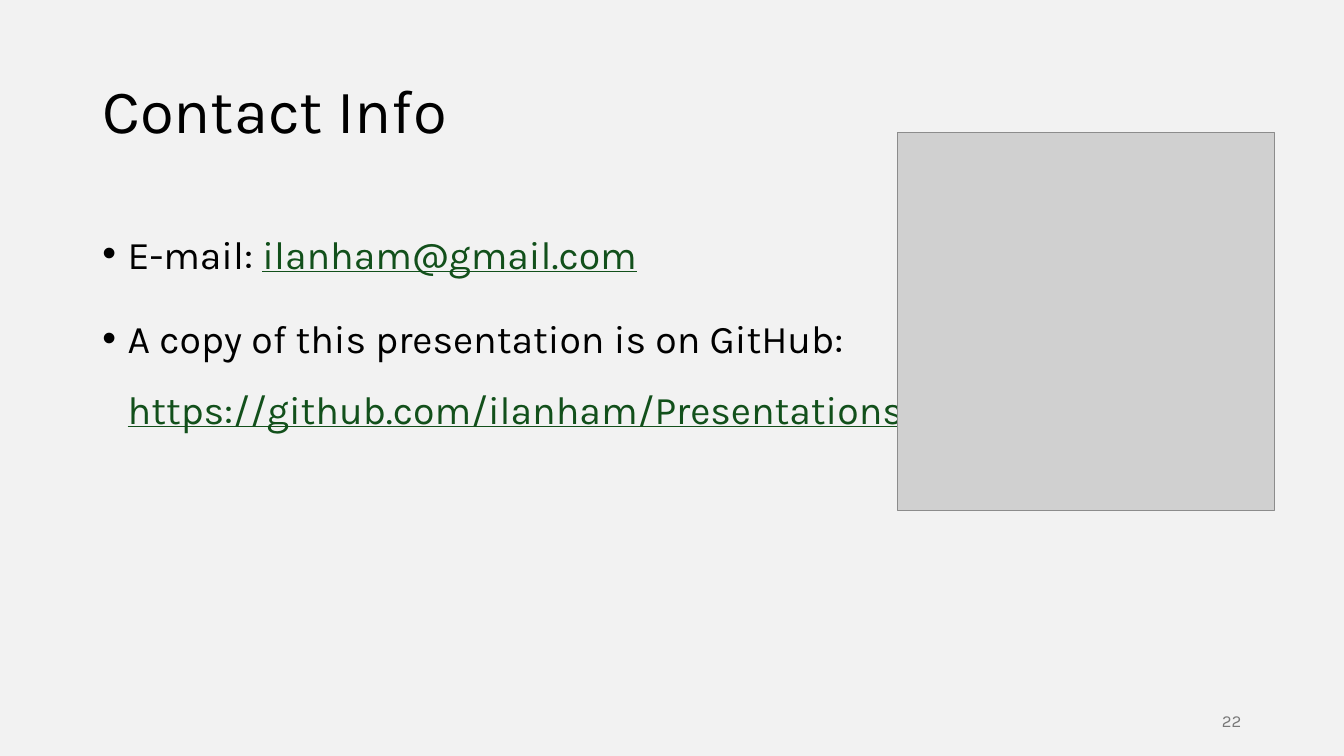
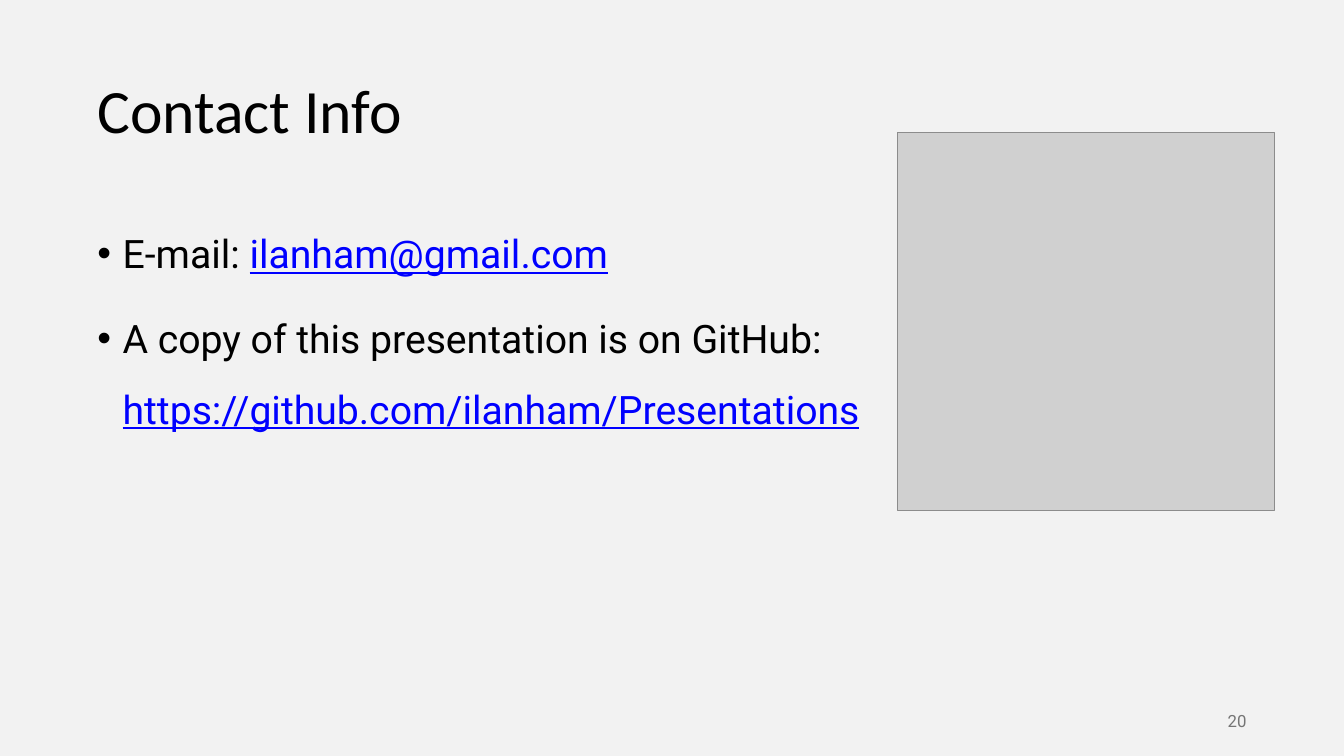
Before and after one commit to ilanham/Presentations, a slide deck: slide 20 of docker/Developing for SQL Server with Docker.pptx (slide 22 before the commit). Drawn at 1344x756 pixels with LibreOffice and Linux fonts; fonts in the diff are those of the drawing; grey boxes stand for pictures. Boxes give left, top, right and bottom in pixels: in the first picture for what was removed or moved away, otherwise in the second. Text is boxed around its words. In the diff, an @@ line names an element or a change of style, - is before the commit and + after.

```diff
--- a/docker/Developing for SQL Server with Docker.pptx
+++ b/docker/Developing for SQL Server with Docker.pptx
@@ title "Contact Info" at (97, 90, 401, 134): font Karla to Calibri @@
@@ text "E-mail: ilanham@gmail.com" at (123, 238, 860, 432): font Karla to Roboto; text colour #12501B to #0000FF in "ilanham@gmail.com", "https://github.com/ilanham/Presentations" @@
@@ page number removed at (1222, 716, 1241, 727) @@
-22
@@ page number added at (1228, 715, 1247, 727), 12 pt, text #757575 @@
+20
```
Also in this commit, not shown: 18 other slides changed, 1 slide added, 3 slides removed.
